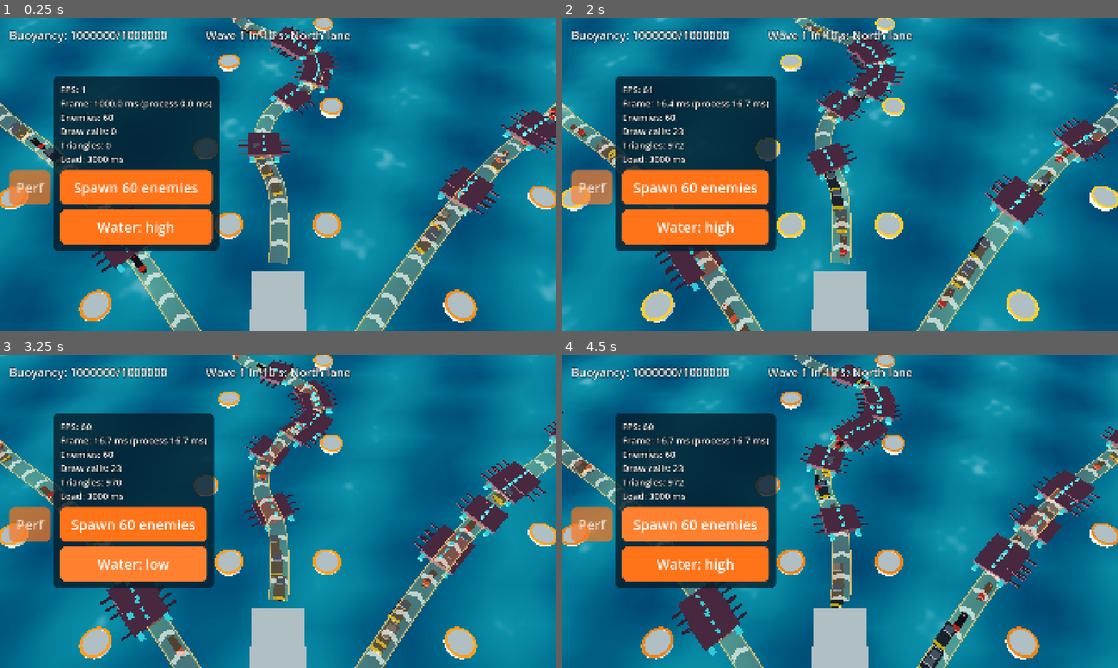
Above: before the commit, frames 1-4 (two rows, left to right).
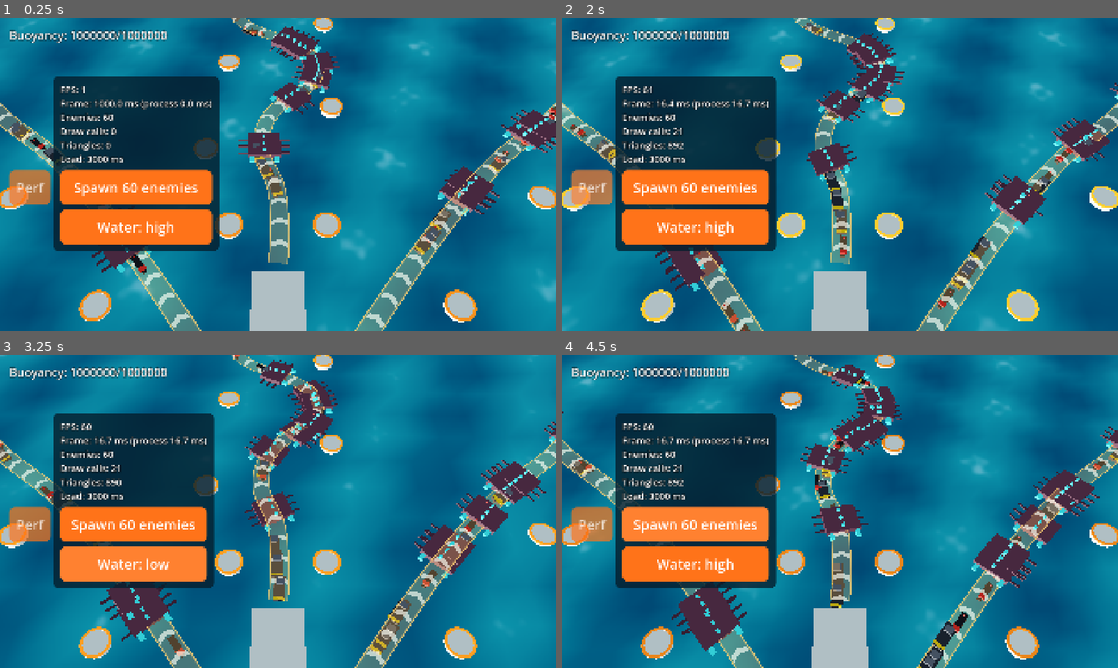
Above: after the commit, the same moments.

Repository: tinydustrystudio-hub/Hai-trinh
Game: Godot game, scene res://test_scenes/stress_test.tscn
Same seed, same stepped clock (60 frames per second), same inputs: the game is played once before the commit and once after it. This scene is started directly instead of the project's main scene.
Inputs:
- Up to frame 1 (0.25 s): no input
- Up to frame 2 (2 s): click "Perf" at 0.5 s; click "Perf" at 1.25 s
- Up to frame 3 (3.25 s): click "Spawn 60 enemies" at 2 s; click "Water: high" at 2.75 s
- Up to frame 4 (4.5 s): click "Water: low" at 3.5 s; click "Spawn 60 enemies" at 4.25 s

The runs differ from the first frame. In frame 1, 0.5% of the frame differs, in the area x 36-64%, y 3-8%; in frame 2, 0.6%, in the area x 18-64%, y 3-42%; in frame 3, 0.6%; in frame 4, 0.6%.

Commit message:
Cảnh thử 60 địch: xóa báo đợt còn sót trên HUD
Co-Authored-By: Claude Opus 5.5 <noreply@anthropic.com>
Claude-Session: https://claude.ai/code/session_017DSNC8MWevobFBo6fQDEF6

Diff:
--- a/battle/battle.gd
+++ b/battle/battle.gd
@@ -99,6 +99,7 @@
 	stress_mode = true
 	spawner.stop()
 	buoyancy.reset(1_000_000)
+	hud.hide_result()
 	state = State.FIGHTING
 	spawn_burst(MAX_ACTIVE_ENEMIES)
 
